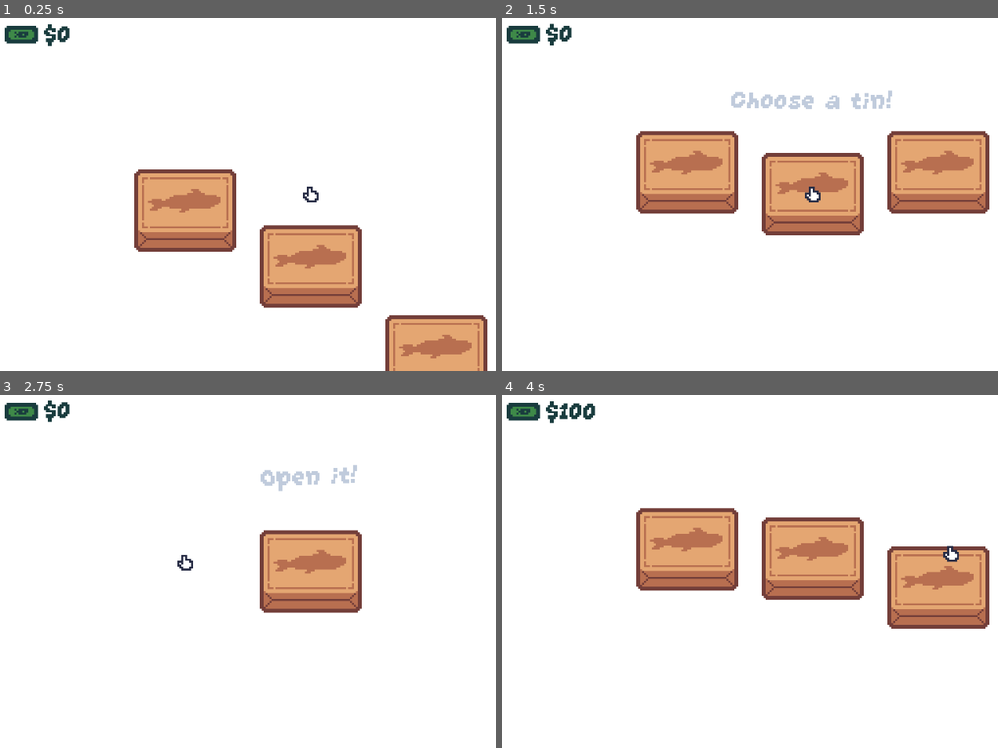
Above: before the commit, frames 1-4 (two rows, left to right).
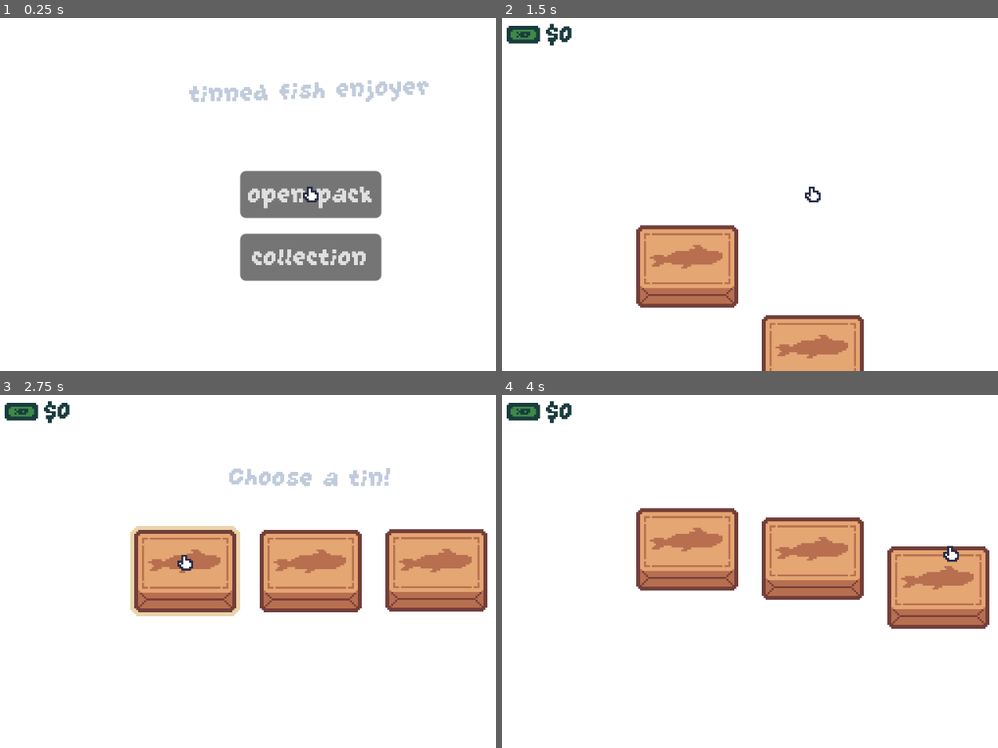
Above: after the commit, the same moments.

Repository: mrbartchak/tinned-fish-game
Game: Godot game, scene res://screens/main_menu.tscn
The game is run twice, just before and just after one commit, with the same random seed, the same clock (stepped at 60 frames per second) and the same inputs. Before the commit the project starts from res://screens/pack_opener.tscn.
Inputs (mouse positions are in pixels of both pictures, inside the frame that each line leads up to):
- Up to frame 1 (0.25 s): no input
- Up to frame 2 (1.5 s): click (685, 173) at 0.52 s; click (814, 194) at 1.27 s
- Up to frame 3 (2.75 s): click (183, 560) at 2.02 s
- Up to frame 4 (4 s): click (814, 571) at 2.77 s; tap Enter (ui_accept) at 3.5 s; move the mouse to (953, 553) at 3.52 s; hold Enter (ui_accept) from 3.53 s (still down); click (953, 553) at 3.67 s

The runs differ from the first frame. In frame 1, 19% of the frame differs, in the area x 0-99%, y 1-100%; in frame 2, 23%, in the area x 11-99%, y 2-100%; in frame 3, 12%; in frame 4, 0.2%.

Commit message:
idek what I changed

Diff:
--- a/core/audio_manager.gd
+++ b/core/audio_manager.gd
@@ -9,6 +9,7 @@
 var _music_main: AudioStream = preload("res://assets/audio/bossa_breeze_cafe.wav")
 var _sfx_tins_enter: AudioStream = preload("res://assets/audio/ui_pop_up.mp3")
 var _sfx_soft_pop: AudioStream = preload("res://assets/audio/soft_pop.wav")
+var _sfx_soft_click: AudioStream = preload("res://assets/audio/soft_click.wav")
 var _sfx_swipe: AudioStream = preload("res://assets/audio/swipe.wav")
 var _sfx_unwrap: AudioStream = preload("res://assets/audio/paper_unwrap.wav")
 var _sfx_reveal: AudioStream = preload("res://assets/audio/marimba_bloop.wav")
@@ -53,6 +54,9 @@
 func play_soft_pop() -> void:
 	play_sfx(_sfx_soft_pop, 0.2)
 
+func play_soft_click() -> void:
+	play_sfx(_sfx_soft_click, 0.1, -2.0)
+
 func play_swipe() -> void:
 	await get_tree().create_timer(0.05).timeout
-	play_sfx(_sfx_swipe, 0.1, -5.0)
+	play_sfx(_sfx_swipe, 0.1)
--- a/project.godot
+++ b/project.godot
@@ -11,7 +11,7 @@
 [application]
 
 config/name="tinned-fish-game"
-run/main_scene="uid://cfpyl3c4dumcq"
+run/main_scene="uid://bqy554yv104x5"
 config/features=PackedStringArray("4.5", "GL Compatibility")
 
 [autoload]
--- a/screens/collection.gd
+++ b/screens/collection.gd
@@ -12,3 +12,7 @@
 	rare_count.text = str(GameManager.get_count("rare"))
 	epic_count.text = str(GameManager.get_count("epic"))
 	legendary_count.text = str(GameManager.get_count("legendary"))
+
+func _unhandled_input(event: InputEvent) -> void:
+	if event.is_action_pressed("ui_cancel"):
+		get_tree().change_scene_to_file("res://screens/main_menu.tscn")
--- a/screens/collection.tscn
+++ b/screens/collection.tscn
@@ -9,6 +9,18 @@
 
 [sub_resource type="LabelSettings" id="LabelSettings_fsn3i"]
 font_color = Color(0.7529412, 0.79607844, 0.8627451, 1)
+
+[sub_resource type="LabelSettings" id="LabelSettings_561gy"]
+font_color = Color(0.3882353, 0.78039217, 0.3019608, 1)
+
+[sub_resource type="LabelSettings" id="LabelSettings_hfqn8"]
+font_color = Color(0, 0.6, 0.85882354, 1)
+
+[sub_resource type="LabelSettings" id="LabelSettings_tahuu"]
+font_color = Color(1, 0, 0.26666668, 1)
+
+[sub_resource type="LabelSettings" id="LabelSettings_rfsjh"]
+font_color = Color(0.99607843, 0.68235296, 0.20392157, 1)
 
 [node name="Collection" type="Control"]
 layout_mode = 3
@@ -27,92 +39,107 @@
 grow_horizontal = 2
 grow_vertical = 2
 
-[node name="CommonCount" type="Label" parent="."]
+[node name="CommonGroup" type="VBoxContainer" parent="."]
+layout_mode = 0
+offset_left = 64.0
+offset_top = 25.0
+offset_right = 127.0
+offset_bottom = 87.0
+theme_override_constants/separation = 1
+
+[node name="CommonCount" type="Label" parent="CommonGroup"]
 unique_name_in_owner = true
-layout_mode = 0
-offset_left = 85.0
-offset_top = 28.0
-offset_right = 125.0
-offset_bottom = 44.0
+layout_mode = 2
 text = "0"
 label_settings = SubResource("LabelSettings_fsn3i")
+horizontal_alignment = 1
+vertical_alignment = 1
 
-[node name="TextureRect" type="TextureRect" parent="CommonCount"]
+[node name="TextureRect" type="TextureRect" parent="CommonGroup"]
+layout_mode = 2
+texture = ExtResource("1_daqs8")
+stretch_mode = 3
+
+[node name="UncommonGroup" type="VBoxContainer" parent="."]
 layout_mode = 0
-offset_left = -23.0
-offset_top = 17.0
-offset_right = 29.0
-offset_bottom = 59.0
-texture = ExtResource("1_daqs8")
+offset_left = 132.0
+offset_top = 25.0
+offset_right = 195.0
+offset_bottom = 87.0
+theme_override_constants/separation = 1
 
-[node name="UncommonCount" type="Label" parent="."]
+[node name="UncommonCount" type="Label" parent="UncommonGroup"]
 unique_name_in_owner = true
+layout_mode = 2
+text = "0"
+label_settings = SubResource("LabelSettings_561gy")
+horizontal_alignment = 1
+vertical_alignment = 1
+
+[node name="TextureRect" type="TextureRect" parent="UncommonGroup"]
+layout_mode = 2
+texture = ExtResource("2_5g78q")
+stretch_mode = 3
+
+[node name="RareGroup" type="VBoxContainer" parent="."]
 layout_mode = 0
-offset_left = 159.0
+offset_left = 200.0
 offset_top = 25.0
-offset_right = 199.0
-offset_bottom = 41.0
+offset_right = 263.0
+offset_bottom = 87.0
+theme_override_constants/separation = 1
+
+[node name="RareCount" type="Label" parent="RareGroup"]
+unique_name_in_owner = true
+layout_mode = 2
 text = "0"
-label_settings = SubResource("LabelSettings_fsn3i")
+label_settings = SubResource("LabelSettings_hfqn8")
+horizontal_alignment = 1
+vertical_alignment = 1
 
-[node name="TextureRect" type="TextureRect" parent="UncommonCount"]
+[node name="TextureRect" type="TextureRect" parent="RareGroup"]
+layout_mode = 2
+texture = ExtResource("3_561gy")
+stretch_mode = 3
+
+[node name="EpicGroup" type="VBoxContainer" parent="."]
 layout_mode = 0
-offset_left = -23.0
-offset_top = 19.0
-offset_right = 29.0
-offset_bottom = 61.0
-texture = ExtResource("2_5g78q")
+offset_left = 98.0
+offset_top = 97.0
+offset_right = 161.0
+offset_bottom = 159.0
+theme_override_constants/separation = 1
 
-[node name="RareCount" type="Label" parent="."]
+[node name="EpicCount" type="Label" parent="EpicGroup"]
 unique_name_in_owner = true
+layout_mode = 2
+text = "0"
+label_settings = SubResource("LabelSettings_tahuu")
+horizontal_alignment = 1
+vertical_alignment = 1
+
+[node name="TextureRect" type="TextureRect" parent="EpicGroup"]
+layout_mode = 2
+texture = ExtResource("4_hfqn8")
+stretch_mode = 3
+
+[node name="LegendaryGroup" type="VBoxContainer" parent="."]
 layout_mode = 0
-offset_left = 234.0
-offset_top = 26.0
-offset_right = 274.0
-offset_bottom = 42.0
+offset_left = 171.0
+offset_top = 97.0
+offset_right = 224.0
+offset_bottom = 159.0
+theme_override_constants/separation = 1
+
+[node name="LegendaryCount" type="Label" parent="LegendaryGroup"]
+unique_name_in_owner = true
+layout_mode = 2
 text = "0"
-label_settings = SubResource("LabelSettings_fsn3i")
+label_settings = SubResource("LabelSettings_rfsjh")
+horizontal_alignment = 1
+vertical_alignment = 1
 
-[node name="TextureRect" type="TextureRect" parent="RareCount"]
-layout_mode = 0
-offset_left = -25.0
-offset_top = 19.0
-offset_right = 27.0
-offset_bottom = 61.0
-texture = ExtResource("3_561gy")
-
-[node name="EpicCount" type="Label" parent="."]
-unique_name_in_owner = true
-layout_mode = 0
-offset_left = 119.0
-offset_top = 96.0
-offset_right = 159.0
-offset_bottom = 112.0
-text = "0"
-label_settings = SubResource("LabelSettings_fsn3i")
-
-[node name="TextureRect" type="TextureRect" parent="EpicCount"]
-layout_mode = 0
-offset_left = -23.0
-offset_top = 20.0
-offset_right = 29.0
-offset_bottom = 62.0
-texture = ExtResource("4_hfqn8")
-
-[node name="LegendaryCount" type="Label" parent="."]
-unique_name_in_owner = true
-layout_mode = 0
-offset_left = 196.0
-offset_top = 102.0
-offset_right = 236.0
-offset_bottom = 118.0
-text = "0"
-label_settings = SubResource("LabelSettings_fsn3i")
-
-[node name="TextureRect" type="TextureRect" parent="LegendaryCount"]
-layout_mode = 0
-offset_left = -18.0
-offset_top = 16.0
-offset_right = 24.0
-offset_bottom = 58.0
+[node name="TextureRect" type="TextureRect" parent="LegendaryGroup"]
+layout_mode = 2
 texture = ExtResource("5_tahuu")
+stretch_mode = 3
--- a/screens/pack_opener.gd
+++ b/screens/pack_opener.gd
@@ -66,6 +66,7 @@
 	tween.chain().tween_callback(_on_tin_centered)
 
 func _on_tin_centered() -> void:
+	AudioManager.play_soft_click()
 	instruction_label.text = "[wave freq=2]Open it!"
 	await get_tree().create_timer(0.15).timeout
 	set_process_input(true)
@@ -102,5 +103,7 @@
 	fish_bucks_count.text = "[wave amp=4 freq=2]$%d" % GameManager.get_fish_bucks()
 
 func _unhandled_input(event: InputEvent) -> void:
-	if event.is_action_pressed("ui_cancel") or event.is_action_pressed("ui_accept"):
+	if event.is_action_pressed("ui_accept"):
 		get_tree().reload_current_scene()
+	if event.is_action_pressed("ui_cancel"):
+		get_tree().change_scene_to_file("res://screens/main_menu.tscn")
--- a/tins/epic_tin.tres
+++ b/tins/epic_tin.tres
@@ -9,5 +9,5 @@
 value = 1000
 weight = 4
 texture = ExtResource("2_yb1lm")
-color = Color(0.70980394, 0.3137255, 0.53333336, 1)
+color = Color(1, 0, 0.26666668, 1)
 metadata/_custom_type_script = "uid://7uq5edmei4st"
--- a/tins/rare_tin.tres
+++ b/tins/rare_tin.tres
@@ -9,5 +9,5 @@
 value = 100
 weight = 15
 texture = ExtResource("2_dirw7")
-color = Color(0.17254902, 0.9098039, 0.9607843, 1)
+color = Color(0, 0.6, 0.85882354, 1)
 metadata/_custom_type_script = "uid://7uq5edmei4st"
Not shown, added: assets/audio/soft_click.wav.import
Binary file changed: assets/sprites/epic_tin.png
Binary file changed: assets/sprites/legendary_tin.png
Not shown: 1 places in screens/collection.tscn that only renumber resources
Not shown, added: assets/audio/soft_click.wav
